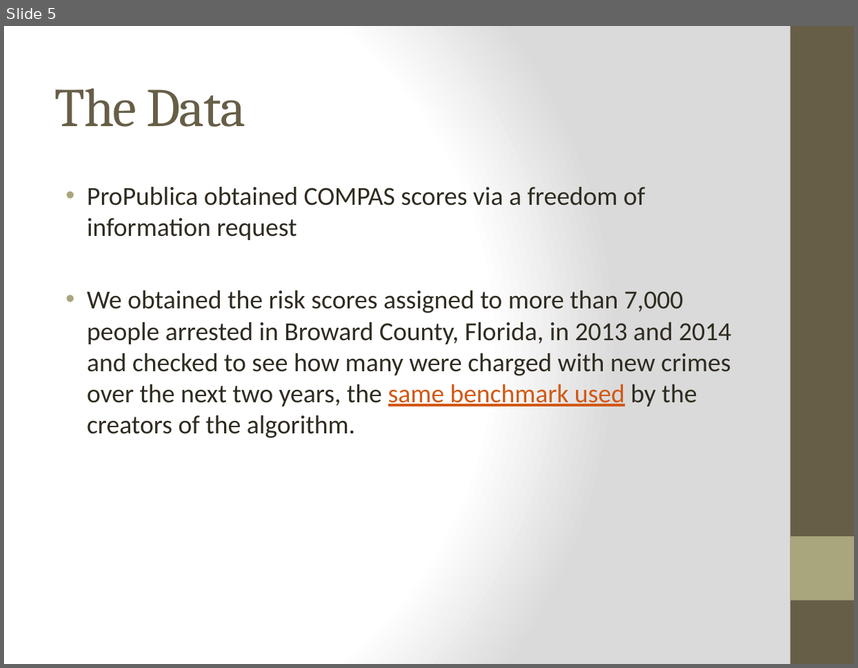
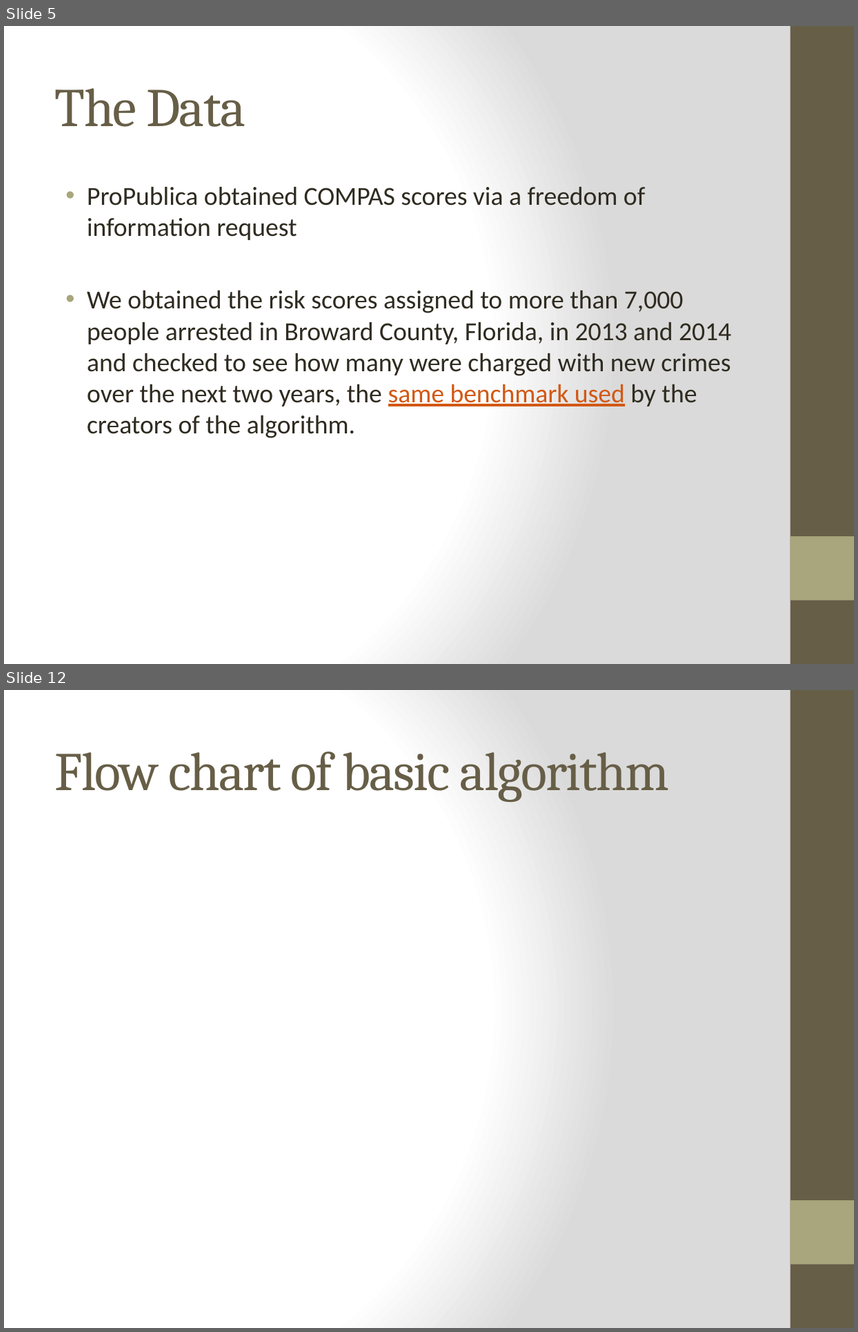
Before and after one commit to janeparkhere/springboard-exercises, a slide deck: Capstone.pptx. Shown one above the other, each under a label of ours: slide 5 before the commit, slides 5 and 12 after it; the slides between them are not shown. The pictures are 858x668 and 858x1332 pixels, drawn with LibreOffice and Linux fonts; fonts in the diff are those of the drawing. Boxes give left, top, right and bottom in pixels: in the first picture for what was removed or moved away, otherwise in the second. Text is boxed around its words. In the diff, an @@ line names an element or a change of style, - is before the commit and + after.

```diff
--- a/Capstone.pptx
+++ b/Capstone.pptx
@@ slide 12 added at <box>4,690,854,1328</box>, background gradient #FFFFFF to #DADADA; not listed: 2 template elements that a slide beside it also shows @@
@@ title added at <box>55,751,670,802</box>, 46 pt, text #675E47 @@
+Flow chart of basic algorithm
```
Also in this commit, not shown: 5 slides changed, 6 other slides added, 13 other files.
